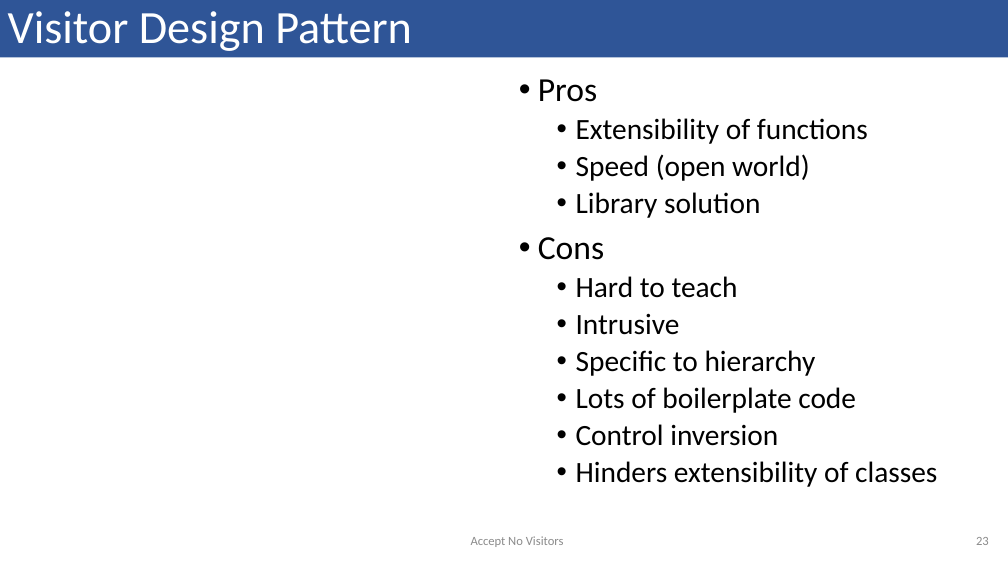
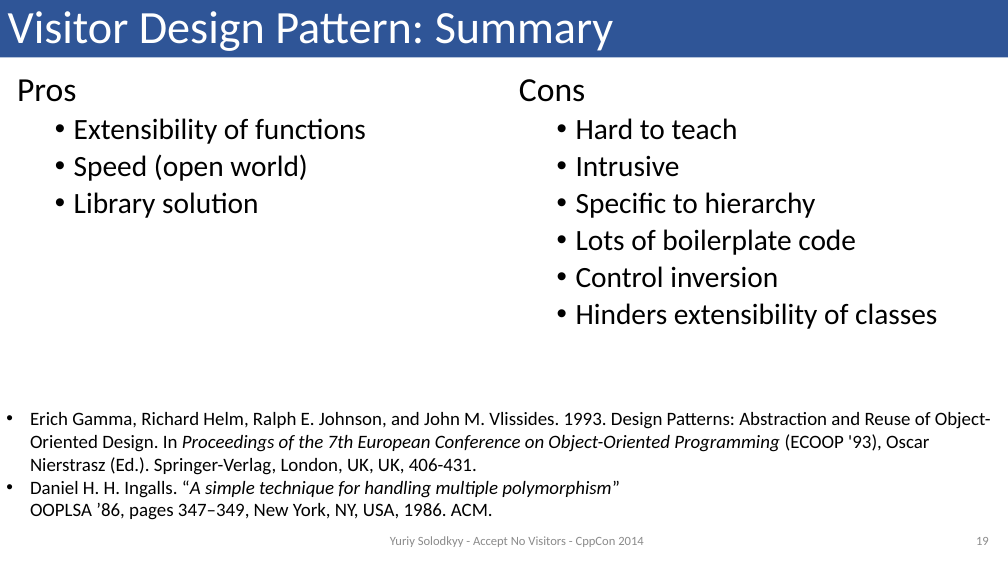
Before and after one commit to solodon4/Mach7, a slide deck: slide 19 of media/presentations/2014-09-12 CppCon.pptx (slide 23 before the commit). Drawn at 1008x567 pixels with LibreOffice and Linux fonts; fonts in the diff are those of the drawing. Boxes give left, top, right and bottom in pixels: in the first picture for what was removed or moved away, otherwise in the second. Text is boxed around its words. In the diff, an @@ line names an element or a change of style, - is before the commit and + after.

```diff
--- a/media/presentations/2014-09-12 CppCon.pptx
+++ b/media/presentations/2014-09-12 CppCon.pptx
@@ title at (x1=8, y1=11, x2=613, y2=51): text changed @@
-Visitor Design Pattern
+Visitor Design Pattern: Summary
@@ text added at (x1=17, y1=79, x2=366, y2=218), 28 pt, text #000000 @@
+Pros
+  • Extensibility of functions
+  • Speed (open world)
+  • Library solution
@@ text at (x1=519, y1=79, x2=585, y2=102): bullet • to none @@
@@ text at (x1=538, y1=79, x2=868, y2=218): paragraphs removed @@
-• Pros
-  • Extensibility of functions
-  • Speed (open world)
-  • Library solution
@@ text added at (x1=30, y1=412, x2=991, y2=520), 18 pt, text #000000 @@
+• Erich Gamma, Richard Helm, Ralph E. Johnson, and John M. Vlissides. 1993. Design Patterns: Abstraction and Reuse of Object-Oriented Design. In Proceedings of the 7th European Conference on Object-Oriented Programming (ECOOP '93), Oscar Nierstrasz (Ed.). Springer-Verlag, London, UK, UK, 406-431.
+• Daniel H. H. Ingalls. “A simple technique for handling multiple polymorphism”
+  OOPLSA ’86, pages 347–349, New York, NY, USA, 1986. ACM.
@@ text at (x1=390, y1=536, x2=643, y2=547): text changed @@
-Accept No Visitors
+Yuriy Solodkyy - Accept No Visitors - CppCon 2014
@@ page number at (x1=976, y1=537, x2=989, y2=545): text changed @@
-23
+19
```
Also in this commit, not shown: 35 other slides changed, 6 slides added.
